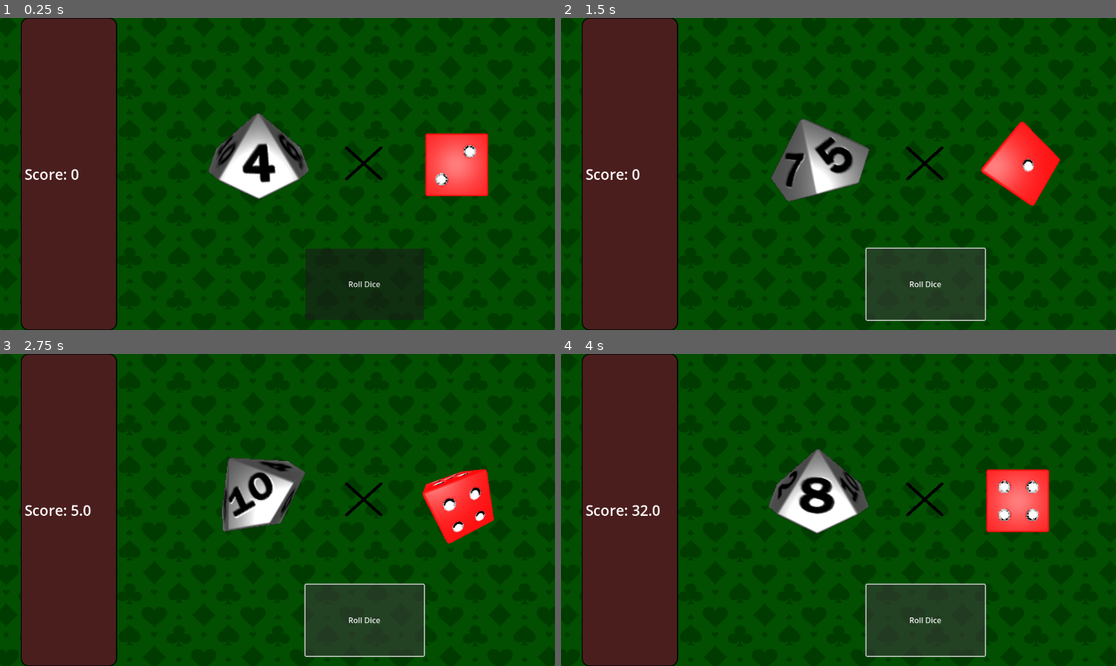
Above: before the commit, frames 1-4 (two rows, left to right).
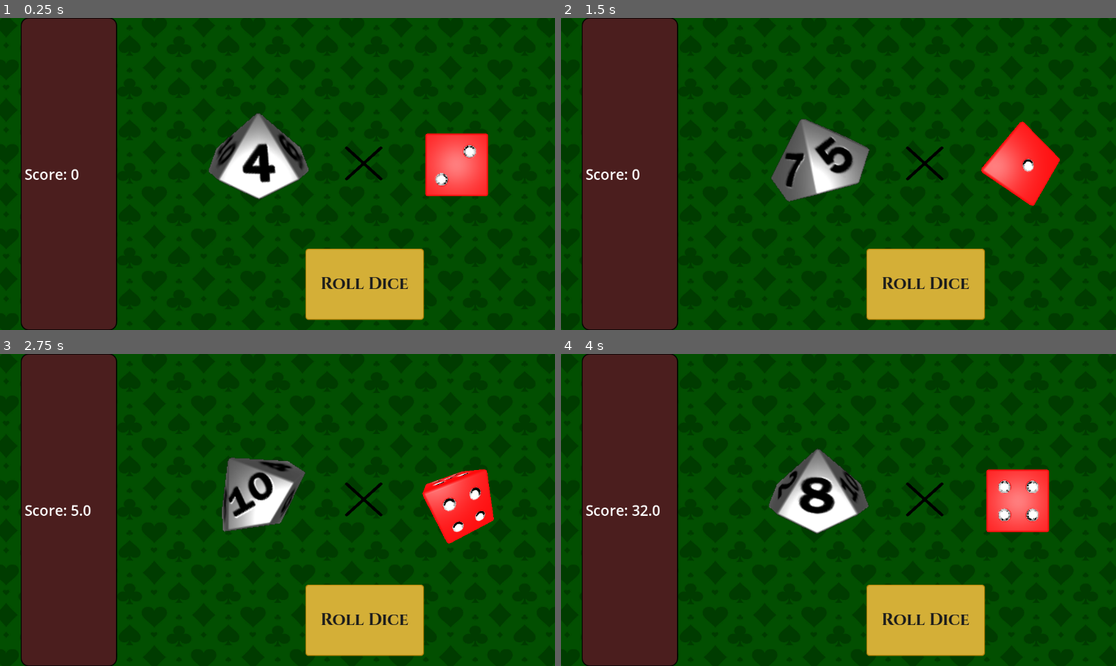
Above: after the commit, the same moments.

Repository: JacksonPearce21/Diceon
Game: Godot game, scene res://Scenes/main_game.tscn
The game is run twice, just before and just after one commit, with the same random seed, the same clock (stepped at 60 frames per second) and the same inputs.
Inputs:
- Up to frame 1 (0.25 s): no input
- Up to frame 2 (1.5 s): click "Roll Dice" at 0.5 s; click "Roll Dice" at 1.25 s
- Up to frame 3 (2.75 s): click "Roll Dice" at 2 s
- Up to frame 4 (4 s): no input

The runs differ from the first frame. In frame 1, 4.8% of the frame differs, in the area x 54-77%, y 73-97%; in frame 2, 5.1%, in the area x 54-77%, y 73-98%; in frame 3, 5.1%; in frame 4, 5.1%.

Commit message:
Slight UI touch ups

Diff:
--- /dev/null
+++ b/Assets/Button_style_box.tres
@@ -0,0 +1,13 @@
+[gd_resource type="StyleBoxFlat" format=3 uid="uid://25f06d3wx5kb"]
+
+[resource]
+bg_color = Color(0.831373, 0.686275, 0.215686, 1)
+border_width_left = 2
+border_width_top = 2
+border_width_right = 2
+border_width_bottom = 2
+border_color = Color(0.721569, 0.52549, 0.0431373, 1)
+corner_radius_top_left = 6
+corner_radius_top_right = 6
+corner_radius_bottom_right = 6
+corner_radius_bottom_left = 6
--- /dev/null
+++ b/Assets/Button_style_hoverd.tres
@@ -0,0 +1,13 @@
+[gd_resource type="StyleBoxFlat" format=3 uid="uid://bpxwbwsgjuesr"]
+
+[resource]
+bg_color = Color(0.721569, 0.564706, 0.184314, 1)
+border_width_left = 2
+border_width_top = 2
+border_width_right = 2
+border_width_bottom = 2
+border_color = Color(0.721569, 0.52549, 0.0431373, 1)
+corner_radius_top_left = 6
+corner_radius_top_right = 6
+corner_radius_bottom_right = 6
+corner_radius_bottom_left = 6
--- /dev/null
+++ b/Assets/Button_style_pressed.tres
@@ -0,0 +1,13 @@
+[gd_resource type="StyleBoxFlat" format=3 uid="uid://cn5k1t1mloygf"]
+
+[resource]
+bg_color = Color(0.592661, 0.461108, 0.140641, 1)
+border_width_left = 2
+border_width_top = 2
+border_width_right = 2
+border_width_bottom = 2
+border_color = Color(0.721569, 0.52549, 0.0431373, 1)
+corner_radius_top_left = 6
+corner_radius_top_right = 6
+corner_radius_bottom_right = 6
+corner_radius_bottom_left = 6
--- /dev/null
+++ b/Assets/casinotheme.tres
@@ -0,0 +1,3 @@
+[gd_resource type="Theme" format=3 uid="uid://dawu3wbc7psq0"]
+
+[resource]
--- a/Scenes/main_game.tscn
+++ b/Scenes/main_game.tscn
@@ -1,10 +1,14 @@
-[gd_scene load_steps=7 format=3 uid="uid://dw3w34kbru0l7"]
+[gd_scene load_steps=11 format=3 uid="uid://dw3w34kbru0l7"]
 
 [ext_resource type="Script" uid="uid://cg0s6ul11jicy" path="res://Scripts/main_game.gd" id="1_0e3vx"]
 [ext_resource type="PackedScene" uid="uid://o01oo036vh67" path="res://Scenes/int_dice.tscn" id="1_pu3va"]
 [ext_resource type="PackedScene" uid="uid://bpixuutkjt0je" path="res://Scenes/mult_dice.tscn" id="2_0e3vx"]
 [ext_resource type="Texture2D" uid="uid://daxvji2c3lmw8" path="res://Assets/10081437.jpg" id="2_6j5ir"]
+[ext_resource type="FontFile" uid="uid://wjtial1f50wv" path="res://Assets/Cinzel-Bold.ttf" id="4_18r40"]
+[ext_resource type="StyleBox" uid="uid://25f06d3wx5kb" path="res://Assets/Button_style_box.tres" id="5_6y7pd"]
 [ext_resource type="Texture2D" uid="uid://dkqgtce5dbq8m" path="res://Assets/Multiplication_Sign.svg.png" id="5_mgc0q"]
+[ext_resource type="StyleBox" uid="uid://cn5k1t1mloygf" path="res://Assets/Button_style_pressed.tres" id="6_73nn6"]
+[ext_resource type="StyleBox" uid="uid://bpxwbwsgjuesr" path="res://Assets/Button_style_hoverd.tres" id="7_r0mdn"]
 
 [sub_resource type="StyleBoxFlat" id="StyleBoxFlat_mgc0q"]
 content_margin_left = 8.0
@@ -109,6 +113,24 @@
 offset_top = 479.0
 offset_right = 880.0
 offset_bottom = 627.0
+theme_override_colors/font_disabled_color = Color(0.109804, 0.109804, 0.109804, 1)
+theme_override_colors/font_hover_pressed_color = Color(0.109804, 0.109804, 0.109804, 1)
+theme_override_colors/font_hover_color = Color(0.109804, 0.109804, 0.109804, 1)
+theme_override_colors/font_outline_color = Color(0.109804, 0.109804, 0.109804, 1)
+theme_override_colors/font_color = Color(0.109804, 0.109804, 0.109804, 1)
+theme_override_colors/font_focus_color = Color(0.109804, 0.109804, 0.109804, 1)
+theme_override_colors/font_pressed_color = Color(0.109804, 0.109804, 0.109804, 1)
+theme_override_fonts/font = ExtResource("4_18r40")
+theme_override_font_sizes/font_size = 35
+theme_override_styles/focus = ExtResource("5_6y7pd")
+theme_override_styles/hover_pressed_mirrored = ExtResource("6_73nn6")
+theme_override_styles/hover_pressed = ExtResource("6_73nn6")
+theme_override_styles/hover_mirrored = ExtResource("7_r0mdn")
+theme_override_styles/hover = ExtResource("7_r0mdn")
+theme_override_styles/pressed_mirrored = ExtResource("6_73nn6")
+theme_override_styles/pressed = ExtResource("6_73nn6")
+theme_override_styles/normal_mirrored = ExtResource("5_6y7pd")
+theme_override_styles/normal = ExtResource("5_6y7pd")
 text = "Roll Dice"
 
 [node name="CanvasLayer2" type="CanvasLayer" parent="CanvasLayer"]
Binary file added: Assets/Cinzel-Bold.ttf
Not shown, added: Assets/Cinzel-Bold.ttf.import
